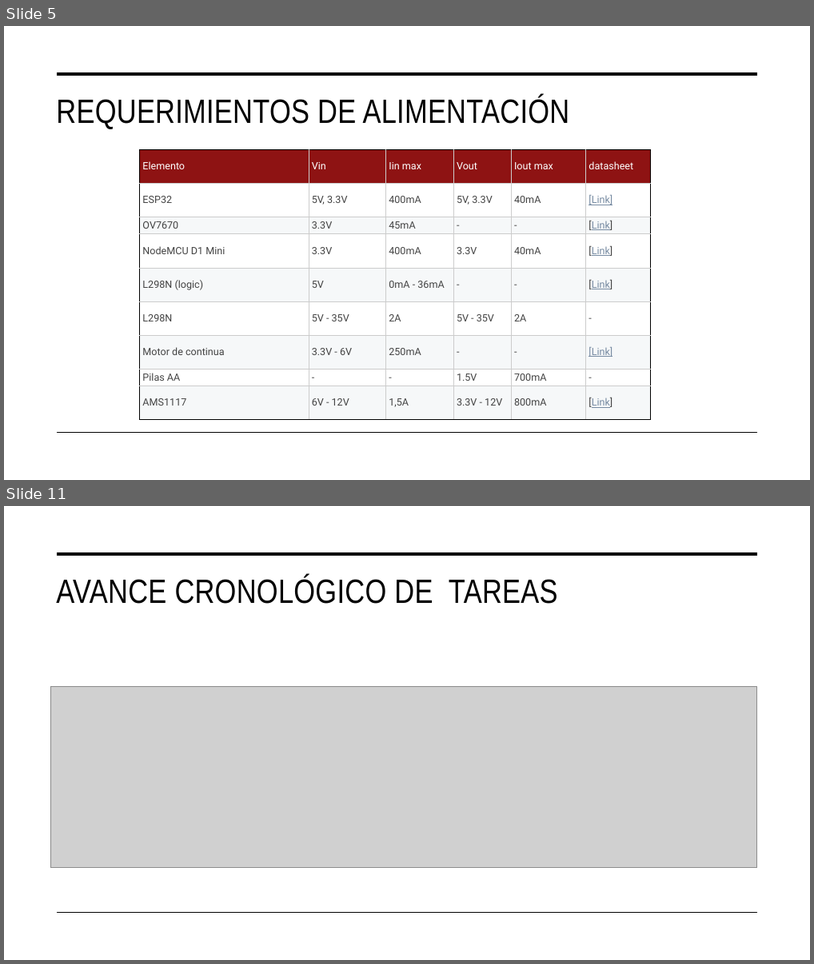
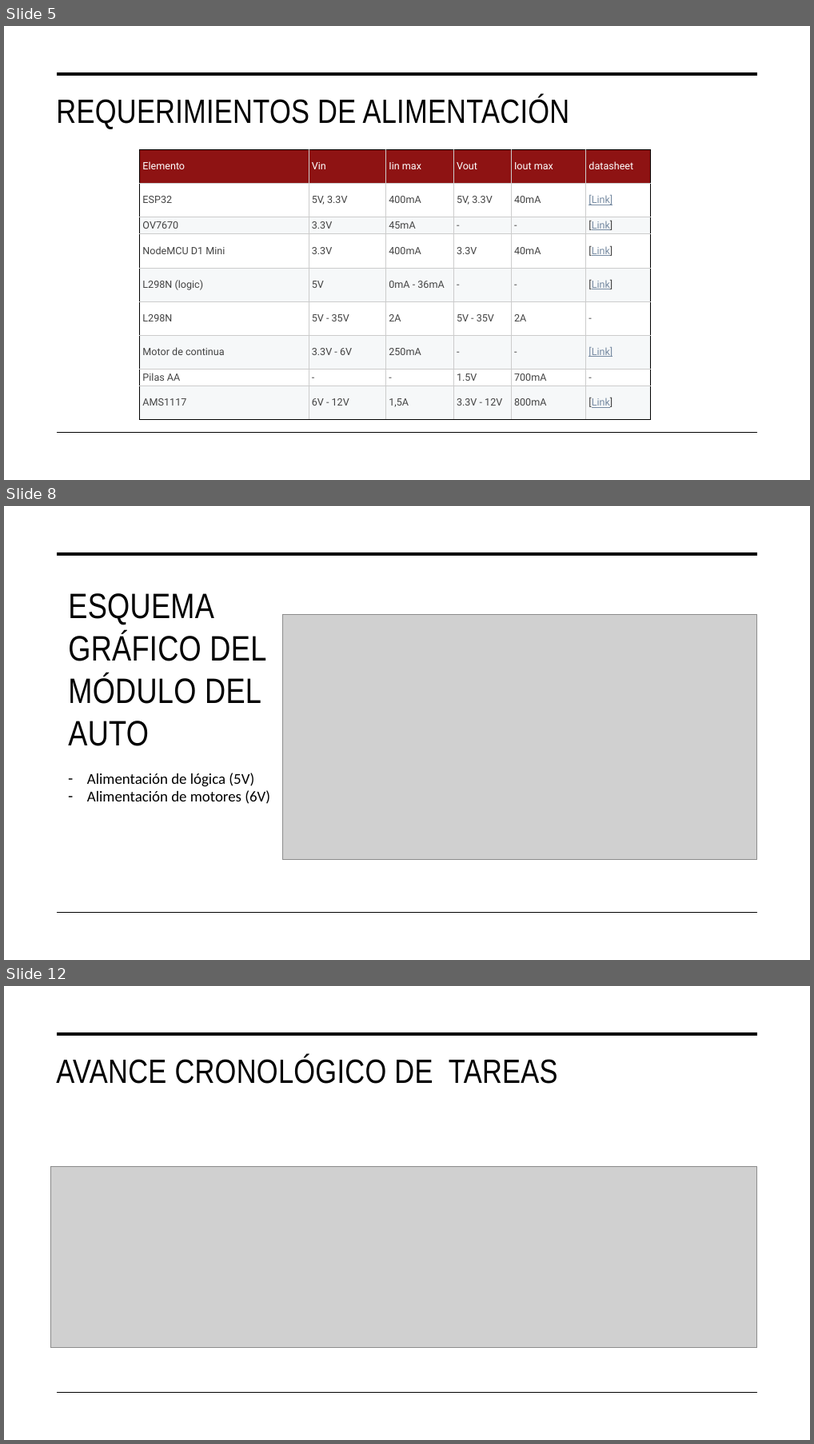
Before and after one commit to joacochanquia/ArchivoFacu, a slide deck: 10moSemestre/TdP2/E1-PlanProyecto/A4 Plan de Proyecto.pptx. Shown one above the other, each under a label of ours: slides 5 and 11 before the commit, slides 5, 8 and 12 after it; the slides between them are not shown. The pictures are 814x964 and 814x1444 pixels, drawn with LibreOffice and Linux fonts; fonts in the diff are those of the drawing; grey boxes stand for pictures. Boxes give left, top, right and bottom in pixels: in the first picture for what was removed or moved away, otherwise in the second. Text is boxed around its words. In the diff, an @@ line names an element or a change of style, - is before the commit and + after.

```diff
--- a/10moSemestre/TdP2/E1-PlanProyecto/A4 Plan de Proyecto.pptx
+++ b/10moSemestre/TdP2/E1-PlanProyecto/A4 Plan de Proyecto.pptx
@@ slide 8 added at [4,506,810,960], background #FFFFFF @@
@@ line added from (58, 554) to (758, 554), #000000 3.5 pt @@
@@ title added at [68,593,266,746], 42 pt, text #000000 @@
+ESQUEMA GRÁFICO DEL MÓDULO DEL AUTO
@@ picture added at [283,614,758,860] @@
@@ text added at [87,772,270,804], 18 pt, text #000000 @@
+– Alimentación de lógica (5V)
+– Alimentación de motores (6V)
@@ line added from (58, 912) to (758, 912), #000000 1 pt @@
@@ what was slide 11 is now slide 12 @@
```
Also in this commit, not shown: 2 slides changed, 4 other slides added, 4 slides removed, 13 other files.
